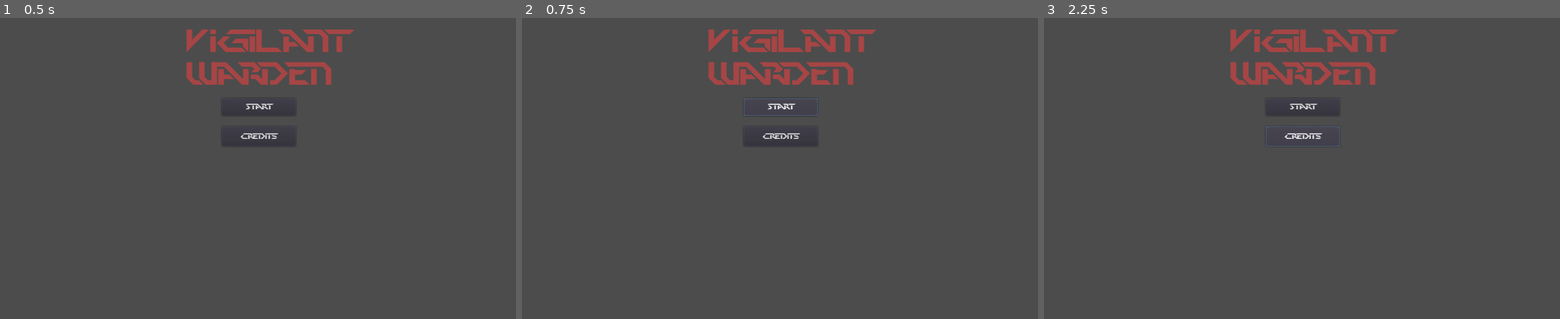
Above: before the commit, frames 1-3 (left to right).
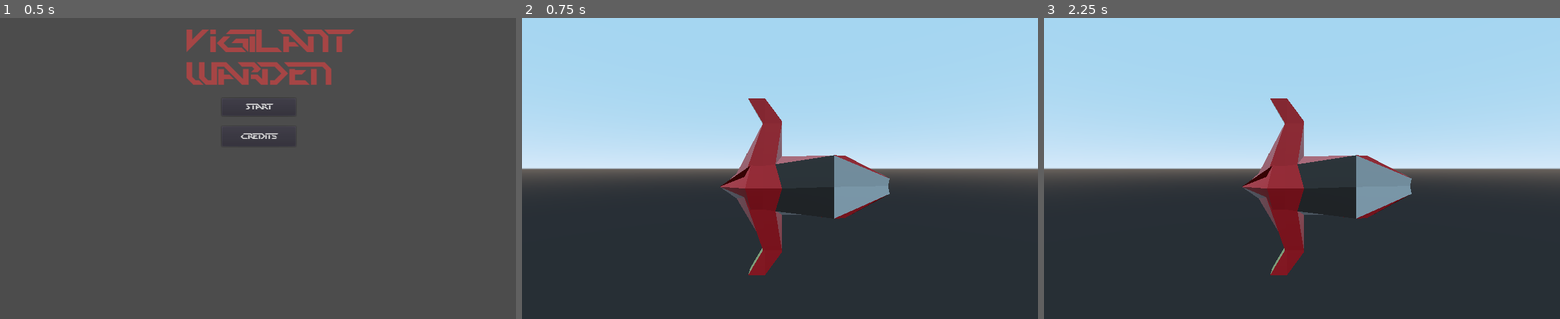
Above: after the commit, the same moments.

Repository: DownRangeDave/vigilant-barnacle
Game: Godot game, scene res://scene/titlescreen.tscn
Same seed, same stepped clock (60 frames per second), same inputs: the game is played once before the commit and once after it.
Inputs (mouse positions are in pixels of both pictures, inside the frame that each line leads up to):
- Up to frame 1 (0.5 s): no input
- Up to frame 2 (0.75 s): click "Start" at 0.5 s
- Up to frame 3 (2.25 s): click (1302, 108) at 1.25 s, where only the run before the commit has a clickable "Start"; click (1302, 135) at 2 s, where only the run before the commit has a clickable "Credits"

Frame 1 is identical in both runs. In frame 2, 96% of the frame differs, in the area x 0-100%, y 0-100%; in frame 3, 96%.

Commit message:
added scene
test

Diff:
--- a/Game/scene/HUD.gd
+++ b/Game/scene/HUD.gd
@@ -15,9 +15,10 @@
 	pass # Replace with function body.
 
 func _on_startButton_pressed():
-	emit_signal("start_game")
-	$startButton.hide()
+	get_tree().change_scene("res://scene/player.tscn")
 
+	#$startButton.hide()
+	#emit_signal("start_game")
 
 # Called every frame. 'delta' is the elapsed time since the previous frame.
 #func _process(delta):
--- a/Game/scene/titlescreen.tscn
+++ b/Game/scene/titlescreen.tscn
@@ -59,3 +59,5 @@
 [node name="Timer" type="Timer" parent="HUD/Control"]
 wait_time = 2.0
 one_shot = true
+
+[connection signal="pressed" from="HUD/Control/startButton" to="HUD" method="_on_startButton_pressed"]
